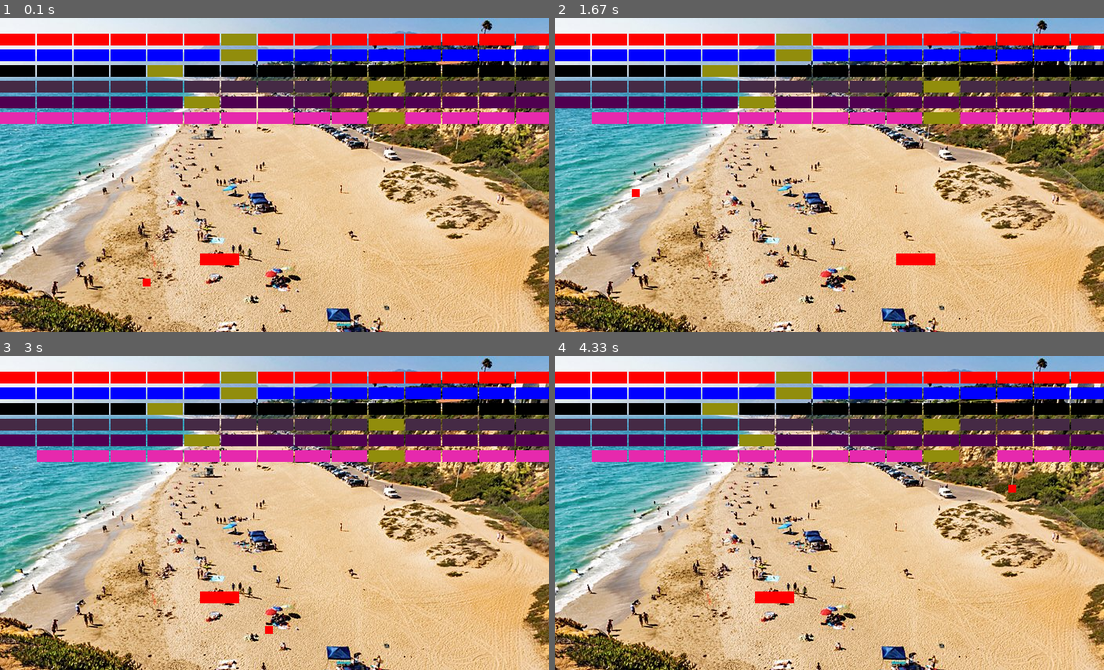
Above: before the commit, frames 1-4 (two rows, left to right).
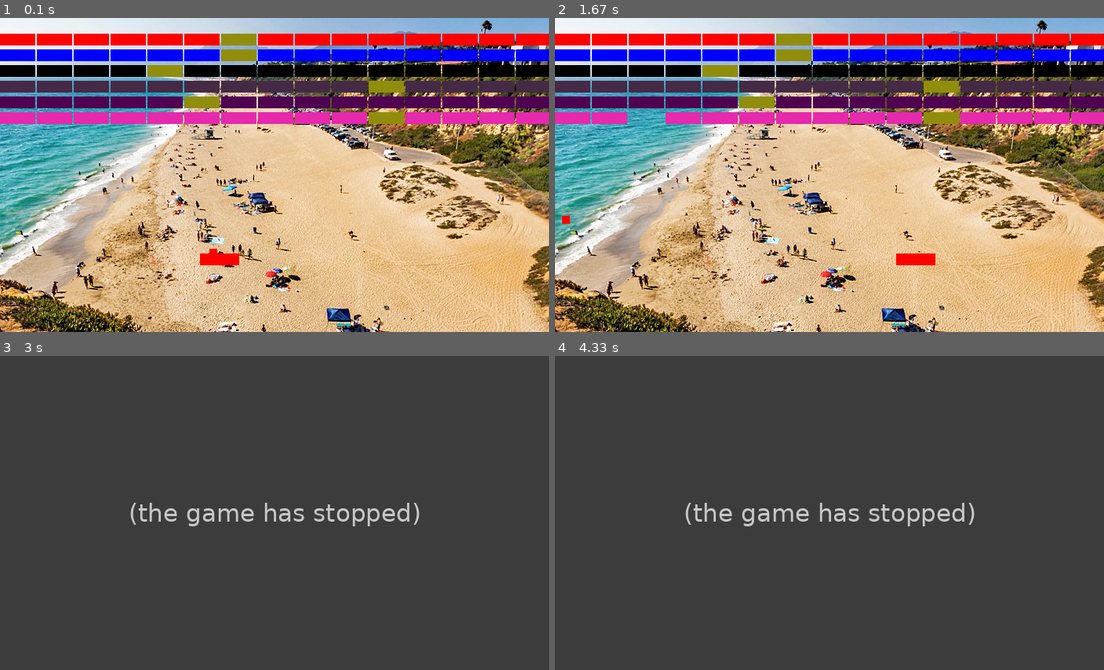
Above: after the commit, the same moments.

Repository: Sneebog/2023-Baldrey
Game: pygame game, started from Arkanoid.py
Two runs of this game, one before a commit and one after it. Both use one fixed random seed, a clock stepped at 60 frames per second and the inputs below.
Inputs:
- Up to frame 1 (0.1 s): no input
- Up to frame 2 (1.67 s): hold Right 0.33-0.8 s; hold Right 0.83-1.3 s; hold Left from 1.33 s (still down)
- Up to frame 3 (3 s): release Left at 1.87 s; hold Left 1.9-2.3 s
- Up to frame 4 (4.33 s): no input

The runs differ from the first frame. In frame 1, less than 0.1% of the frame differs, in the area x 26-40%, y 73-86%; in frame 2, 0.6%; in frame 3, 96%, in the area x 0-100%, y 0-100%; in frame 4, 96%.
After the commit the program exited at 2.43 s; later frames show no game.

Commit message:
Update Arkanoid.py

Diff:
--- a/Arkanoid.py
+++ b/Arkanoid.py
@@ -17,8 +17,8 @@
 #define some variables
 x_speed = 0
 playerx = 250
-xball = 200
-yball = 350
+xball = 285
+yball = 305
 colour = RED
 answer = ""
 speedtimer = 0
@@ -163,7 +163,7 @@
     if len(block_list) == 0:
         done = True
         answer = "congratulation"
-    elif yball == 450:
+    elif yball > 385:
         done = True
         answer = "you are awful"
     for event in pygame.event.get():
